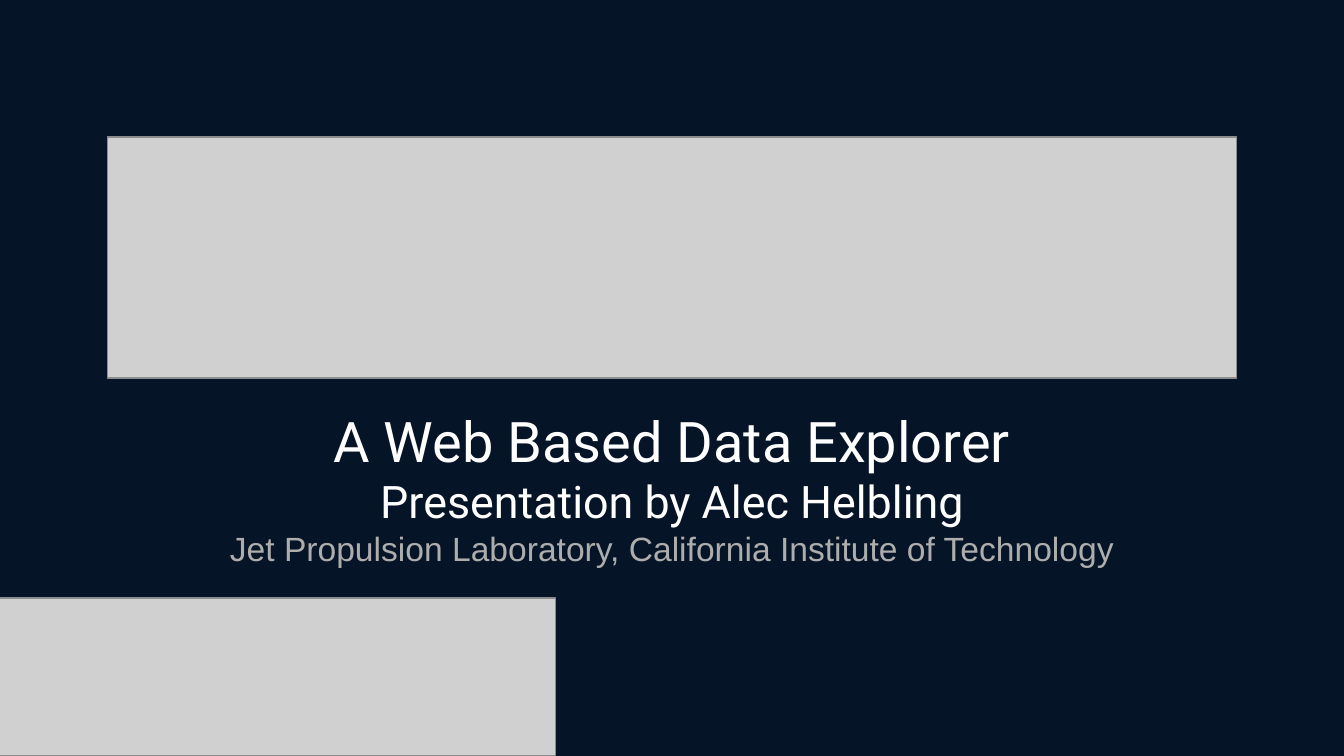
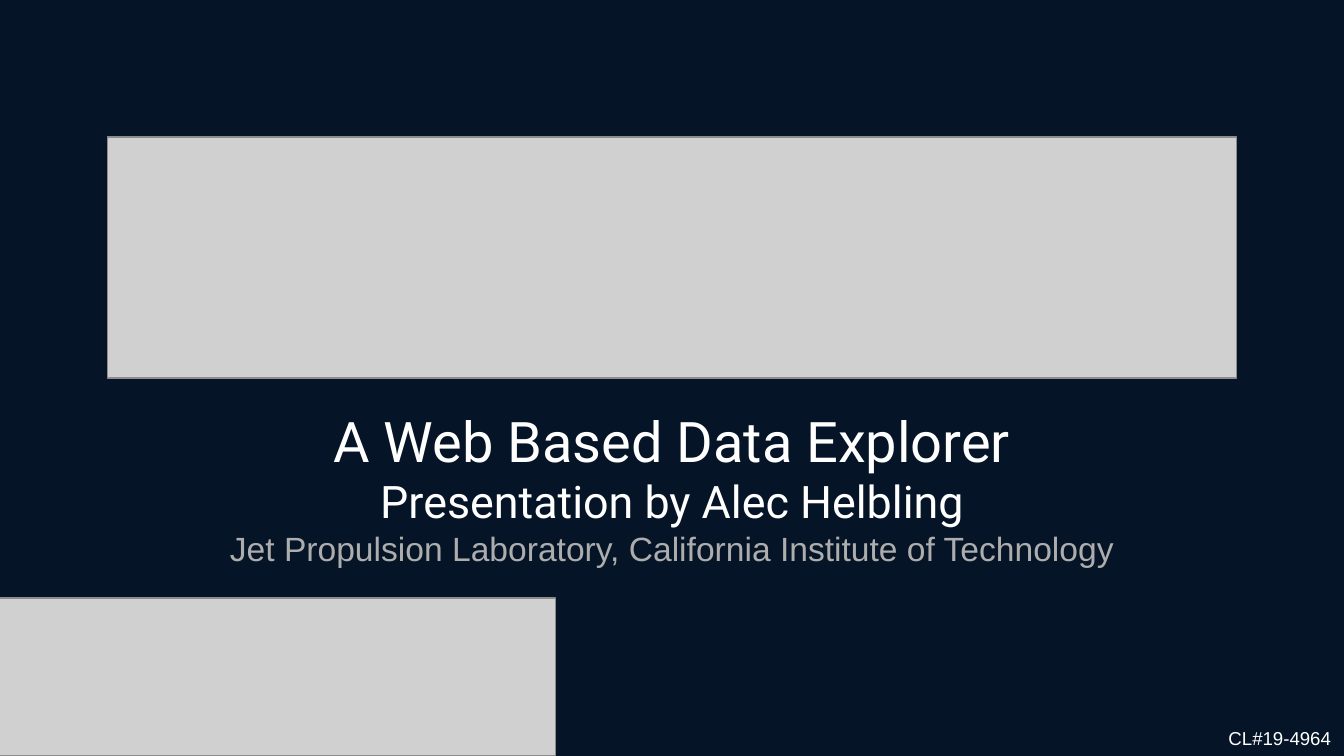
Before and after one commit to NASA-AMMOS/CODEX, a slide deck: slide 1 of docs/Presentations/intern_presentations/alec_fy19.pptx. Drawn at 1344x756 pixels with LibreOffice and Linux fonts; fonts in the diff are those of the drawing; grey boxes stand for pictures; background and template pictures are left out. Boxes give left, top, right and bottom in pixels: in the first picture for what was removed or moved away, otherwise in the second. Text is boxed around its words. In the diff, an @@ line names an element or a change of style, - is before the commit and + after.

Commit message:
Added FY20 budget and clearance number on Alecs presentation

```diff
--- a/docs/Presentations/intern_presentations/alec_fy19.pptx
+++ b/docs/Presentations/intern_presentations/alec_fy19.pptx
@@ text added at (1228, 732, 1330, 746), 10 pt, text #FFFFFF @@
+CL#19-4964
```
Also in this commit, not shown: 1 other file.
